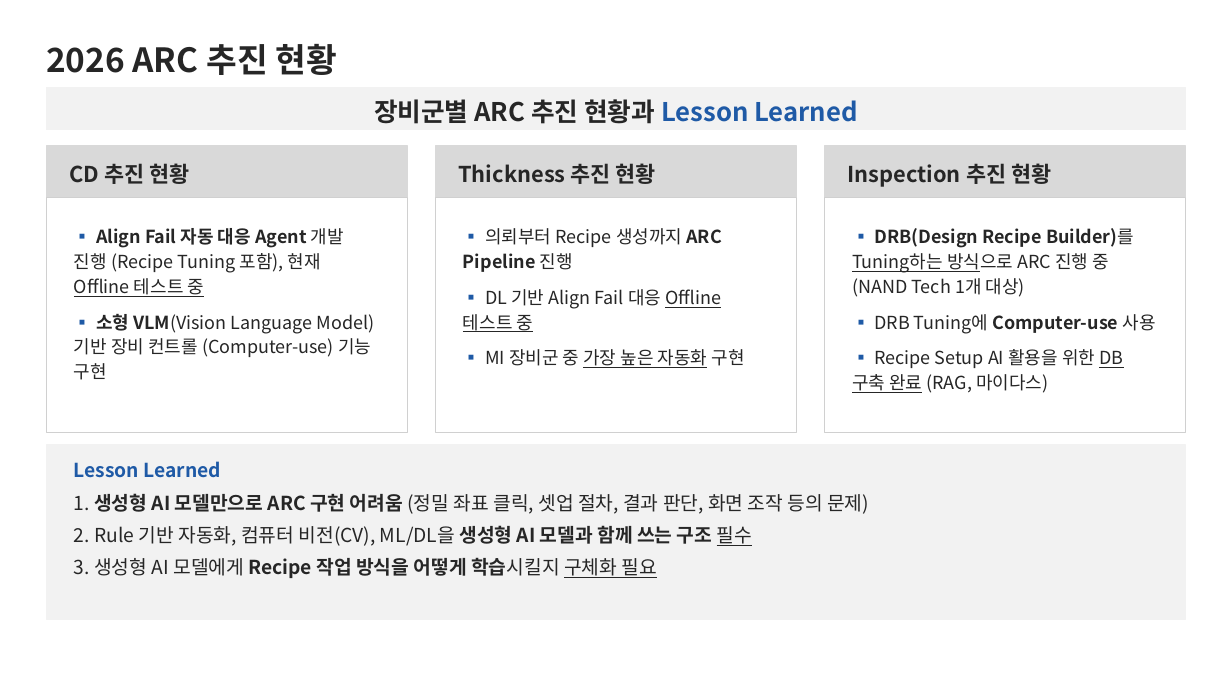
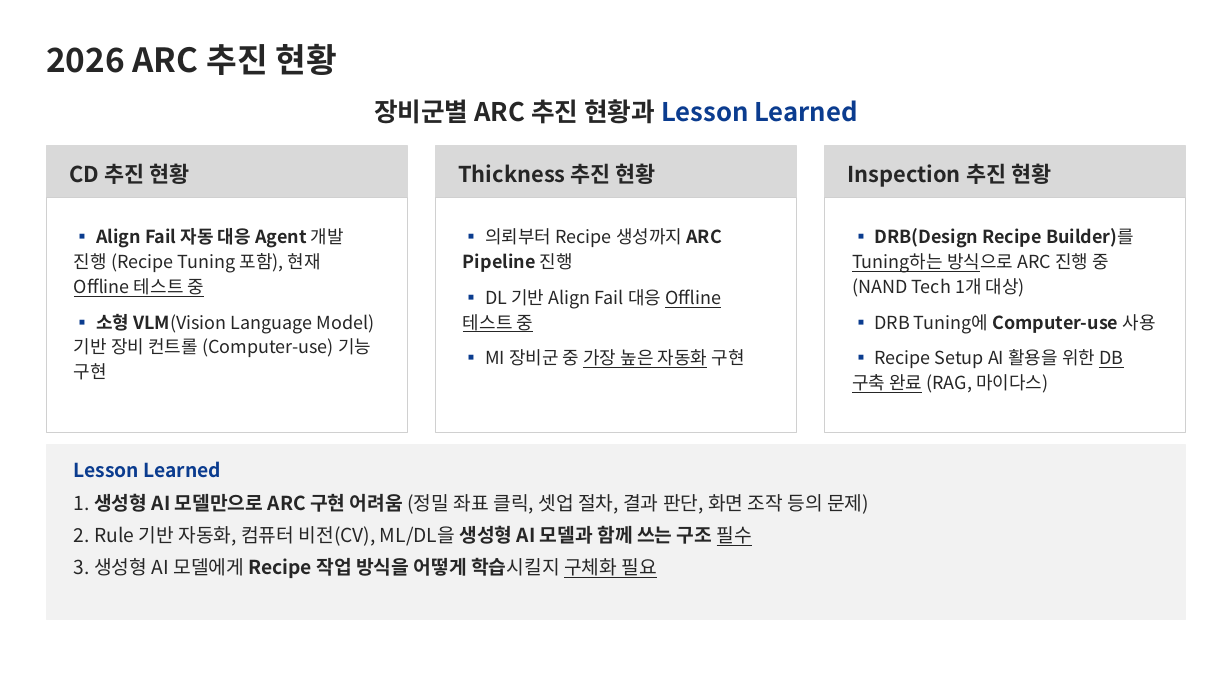
Before and after one commit to DarrenKoi/pm_notes, a slide deck: slide 2 of my-task/arc-tf/deliverables/arc-tf-team-full.pptx. Drawn at 1232x693 pixels with LibreOffice and Linux fonts; fonts in the diff are those of the drawing. Boxes give left, top, right and bottom in pixels: in the first picture for what was removed or moved away, otherwise in the second. Text is boxed around its words. In the diff, an @@ line names an element or a change of style, - is before the commit and + after.

```diff
--- a/my-task/arc-tf/deliverables/arc-tf-team-full.pptx
+++ b/my-task/arc-tf/deliverables/arc-tf-team-full.pptx
@@ rectangle removed at <box>46,88,1186,129</box> @@
@@ text "장비군별 ARC 추진 현황과 Lesson ..." at <box>374,99,857,124</box>: text colour #1F5AA6 to #0B3C8F in "Lesson Learned" @@
@@ text "▪ Align Fail 자동 대응 ..." at <box>74,228,375,380</box>: text colour #1F5AA6 to #0B3C8F in "▪", "▪" @@
@@ text "▪ 의뢰부터 Recipe 생성까지 ARC ..." at <box>463,228,745,368</box>: text colour #1F5AA6 to #0B3C8F in "▪", "▪", "▪" @@
@@ text "▪ DRB(Design Recipe Builder)를 Tuning하는 ..." at <box>852,228,1156,393</box>: text colour #1F5AA6 to #0B3C8F in "▪", "▪", "▪" @@
@@ text at <box>74,461,221,478</box>: text colour #1F5AA6 to #0B3C8F in "Lesson Learned" @@
```
Also in this commit, not shown: 15 other slides changed, 4 other files.
